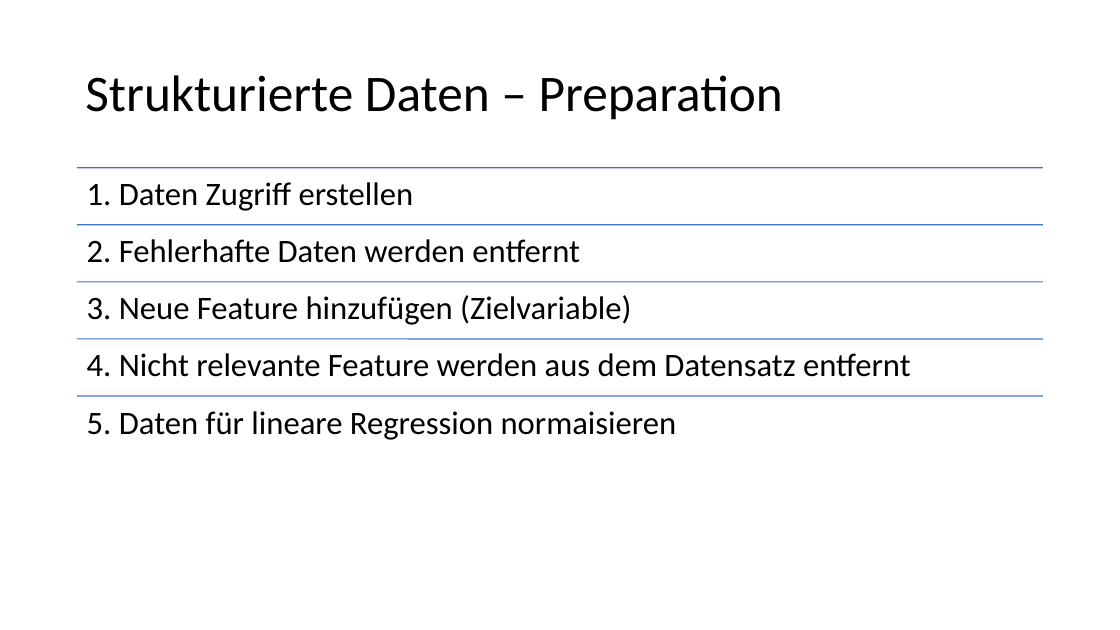
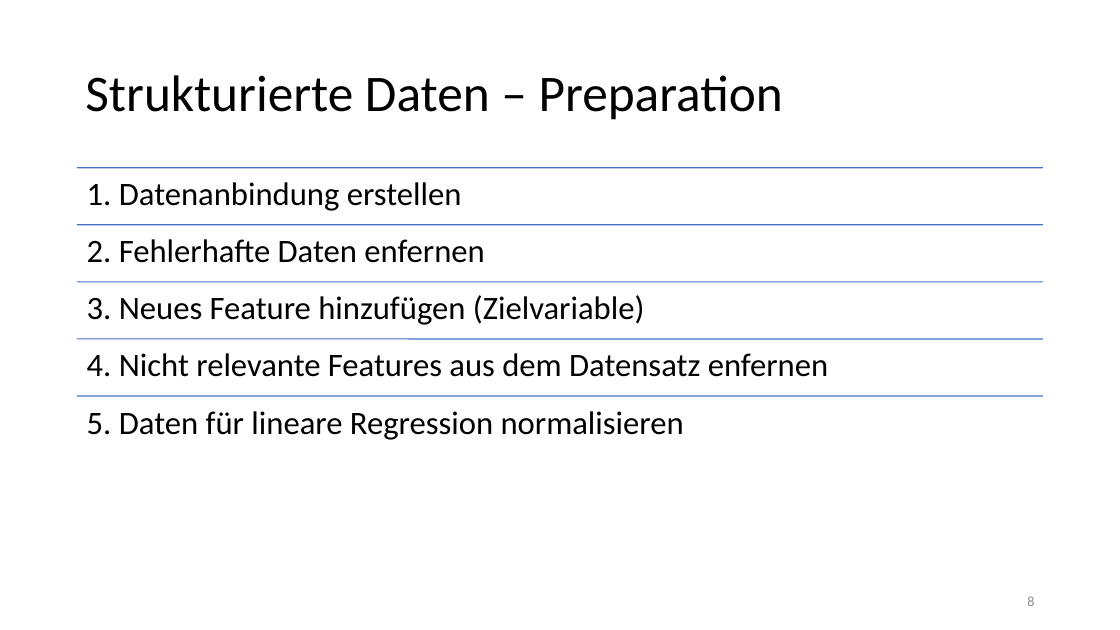
Before and after one commit to Flitschi7/big-data-management, a slide deck: slide 8 of Organisational/Dokumentation HHZ Rocket Project.pptx. Drawn at 1120x630 pixels with LibreOffice and Linux fonts; fonts in the diff are those of the drawing. Boxes give left, top, right and bottom in pixels: in the first picture for what was removed or moved away, otherwise in the second. Text is boxed around its words. In the diff, an @@ line names an element or a change of style, - is before the commit and + after.

```diff
--- a/Organisational/Dokumentation HHZ Rocket Project.pptx
+++ b/Organisational/Dokumentation HHZ Rocket Project.pptx
@@ text at [87, 182, 462, 211]: text changed @@
-1. Daten Zugriff erstellen
+1. Datenanbindung erstellen
@@ text at [87, 239, 484, 263]: text changed @@
-2. Fehlerhafte Daten werden entfernt
+2. Fehlerhafte Daten enfernen
@@ text at [87, 295, 645, 325]: text changed @@
-3. Neue Feature hinzufügen (Zielvariable)
+3. Neues Feature hinzufügen (Zielvariable)
@@ text at [87, 353, 828, 377]: text changed @@
-4. Nicht relevante Feature werden aus dem Datensatz entfernt
+4. Nicht relevante Features aus dem Datensatz enfernen
@@ text at [87, 411, 684, 440]: text changed @@
-5. Daten für lineare Regression normaisieren
+5. Daten für lineare Regression normalisieren
@@ page number added at [1027, 596, 1034, 606], 12 pt, text #8C8C8C @@
+8
```
Also in this commit, not shown: 27 other slides changed.
